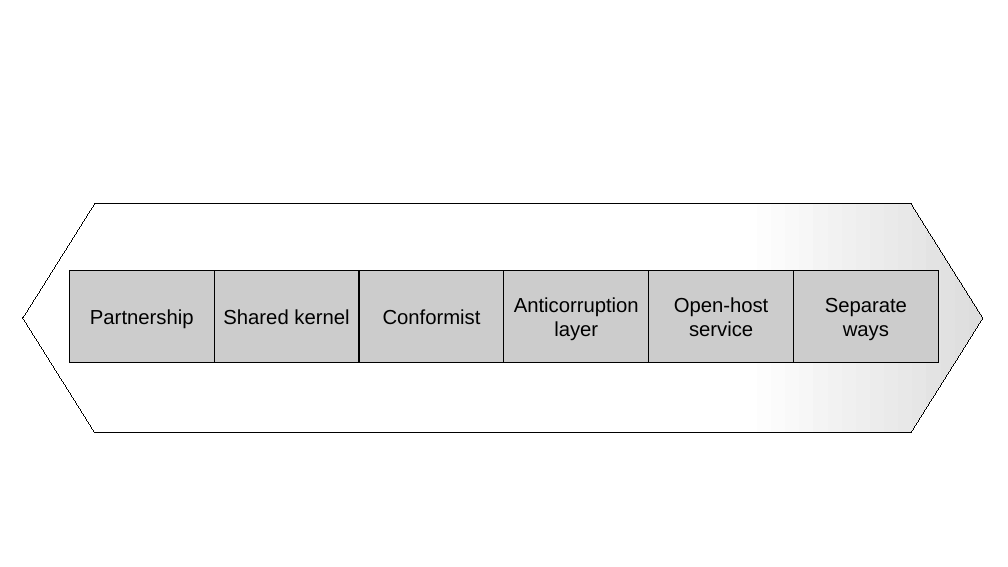
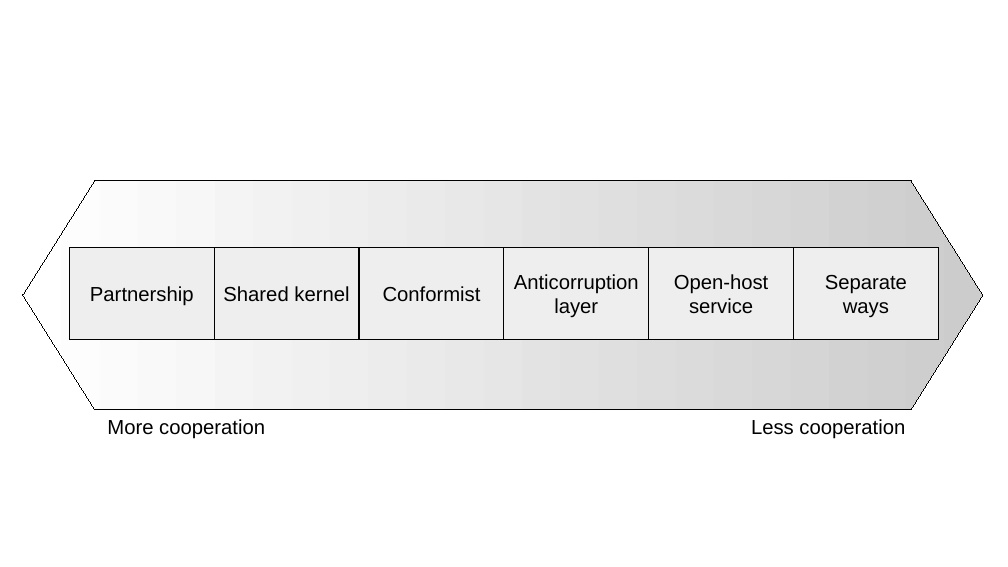
Before and after one commit to megakevin/end-point-blog, a slide deck: slide 7 of 2025/09/high-level-system-analysis-and-design-ddd-part-1/diagrams.odp (slide 10 before the commit). Drawn at 1008x567 pixels with LibreOffice and Linux fonts; fonts in the diff are those of the drawing. Boxes give left, top, right and bottom in pixels: in the first picture for what was removed or moved away, otherwise in the second. Text is boxed around its words. In the diff, an @@ line names an element or a change of style, - is before the commit and + after.

```diff
--- a/2025/09/high-level-system-analysis-and-design-ddd-part-1/diagrams.odp
+++ b/2025/09/high-level-system-analysis-and-design-ddd-part-1/diagrams.odp
@@ rectangle added at (x1=0, y1=147, x2=1008, y2=457), fill #FFFFFF, outline #FFFFFF 0 pt @@
@@ 6 rectangles, 1 left right arrow moved together from (x1=23, y1=204, x2=983, y2=433) to (x1=23, y1=181, x2=983, y2=410) @@
@@ left right arrow at (x1=23, y1=181, x2=983, y2=410): fill gradient #FFFFFF to #DDDDDD to gradient #CCCCCC to #FFFFFF @@
@@ fill #CCCCCC to #EEEEEE in 6 elements at (x1=70, y1=248, x2=214, y2=339), (x1=214, y1=248, x2=359, y2=339), (x1=359, y1=248, x2=504, y2=339), (x1=504, y1=248, x2=649, y2=339), (x1=649, y1=248, x2=794, y2=339), (x1=794, y1=248, x2=938, y2=339) @@
@@ text added at (x1=107, y1=419, x2=265, y2=439), 16 pt, text #000000 @@
+More cooperation
@@ text added at (x1=751, y1=419, x2=905, y2=439), 16 pt, text #000000 @@
+Less cooperation
```
Also in this commit, not shown: 5 other slides changed, 4 slides added, 2 slides removed.
